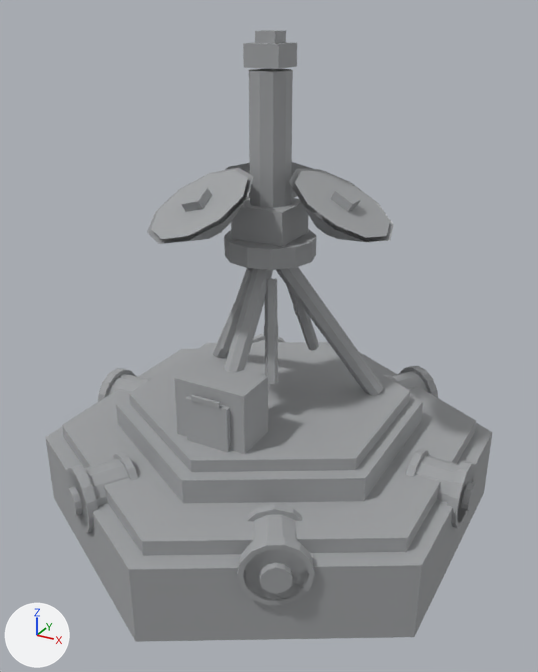
Renders of the glTF model buildings/control_projector/control_projector_s3_100.glb from each side of a commit.
Camera for both pictures: a 50 mm camera at (1.36, -2.48, 2.03) aimed at (0.03, -0.06, 0.82). Lighting does not change. The marker at lower left points along +X, +Y and +Z. The first picture is the older version. Vertices at exactly the same position are counted once.

The first picture shows 'CP_Base'.
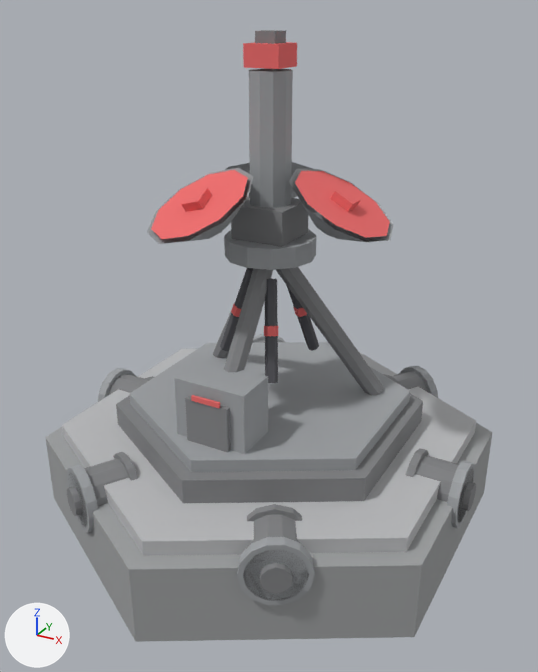
What differs and where, as boxes (x1, y1, x2, y2) in the pictures (538 x 672 px):
part 1 of me_cp_base, recoloured: (60, 30, 478, 596) in both
part 2 of me_cp_base, recoloured: (151, 42, 390, 408) in both

The edits, one by one:
me_cp_base has 1625 vertices, 2770 faces and spans x -0.89..0.89, y -0.98..0.98, z 0.0..1.96.
me_cp_base is used by ob_cp_base; location (0.0, 0.0, 0.0).
me_cp_base part 1: 2068 faces centred in x -0.89..0.89, y -0.82..0.82, z 0.0..1.96 are repainted in the vertex colours; the middle colour goes from grey #a0a2a4 to grey #828385.
me_cp_base part 2: 702 faces centred in x -0.86..0.86, y -0.8..0.8, z 0.19..1.92 are repainted in the vertex colours; the middle colour goes from grey #a0a2a4 to red #ed6b6b.
